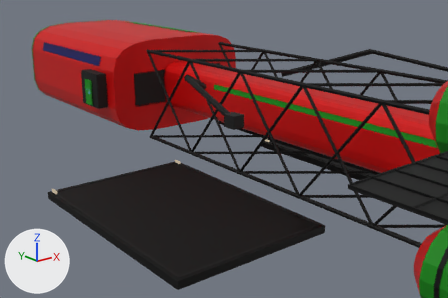
A saved change to the glTF model assets/models/pioneer/anchor.glb.
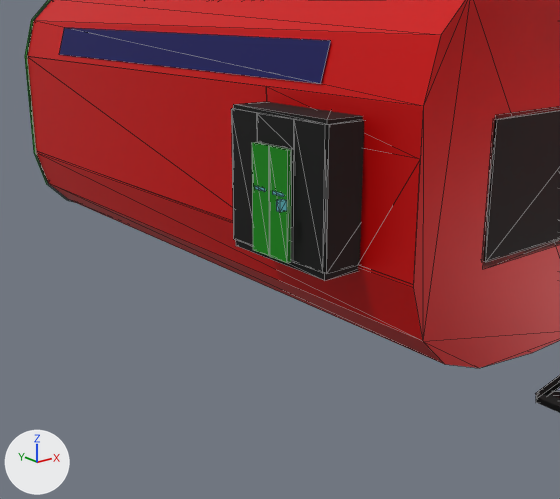
There are two pictures of each version: one from a 50 mm lens placed at (-31.29, -22.51, 12.38), pointed at (1.74, 18.77, -4.14), one close up from a 50 mm lens placed at (-16.42, 14.43, 4.64), pointed at (-6.47, 26.86, -0.33). Lighting does not change. The marker at lower left points along +X, +Y and +Z. The last two pictures show the newer version. The close-ups show mesh edges as thin lines. Where no turn or scale is listed for an object, it has been applied to the vertices. Vertices at exactly the same position are counted once.

Before the edit, the objects in view are built like this:
```python
ob_pioneer_anchor_door_eva_outer_1 = bpy.data.objects.new('pioneer_anchor:door_eva-outer_1', me_pioneer_anchor_door_eva_outer_1_008)
ob_pioneer_anchor_door_eva_outer_1.location = (0.0, 0.0, 0.0)
ob_pioneer_anchor_door_eva_outer__1 = bpy.data.objects.new('pioneer_anchor:door_eva-outer_-1', me_pioneer_anchor_door_eva_outer__1_008)
ob_pioneer_anchor_door_eva_outer__1.location = (0.0, 0.0, 0.0)
ob_pioneer_anchor_lock_fittings_eva = bpy.data.objects.new('pioneer_anchor:lock_fittings_eva', me_pioneer_anchor_lock_fittings_eva_008)
ob_pioneer_anchor_lock_fittings_eva.location = (0.0, 0.0, 0.0)
ob_pioneer_anchor_pressure_hull_0 = bpy.data.objects.new('pioneer_anchor:pressure_hull_0', me_pioneer_anchor_pressure_hull_0_007)
ob_pioneer_anchor_pressure_hull_0.location = (0.0, 0.0, 0.0)
ob_pioneer_anchor_room_eva = bpy.data.objects.new('pioneer_anchor:room_eva', me_pioneer_anchor_room_eva_007)
ob_pioneer_anchor_room_eva.location = (0.0, 0.0, 0.0)
# also in view: 'pioneer_anchor:room_lab' at (-2.7, 25.8, 1.27); 'pioneer_anchor:ceiling_eva' at (-6.0, 25.8, 2.74); 'pioneer_anchor:inspection_panels_0' at (0.0, 34.91, 1.5)
```
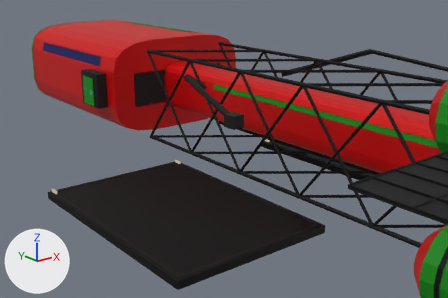
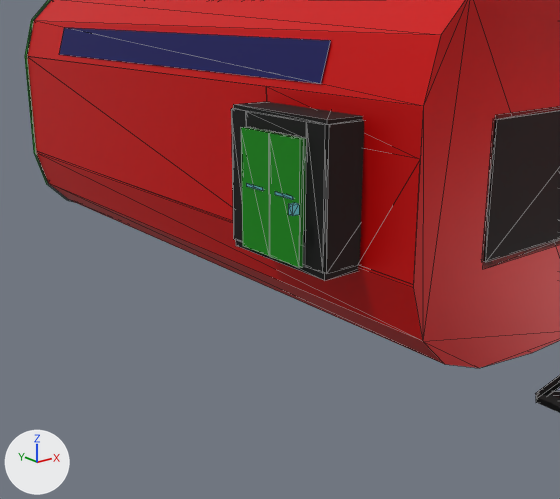
The change, as a diff of the scene's bpy script:
```diff
--- a/assets/models/pioneer/anchor.glb.py
+++ b/assets/models/pioneer/anchor.glb.py
@@ me_pioneer_anchor_door_eva_outer_1_008 @@
 # used by ob_pioneer_anchor_door_eva_outer_1; location = (0.0, 0.0, 0.0)
-me_pioneer_anchor_door_eva_outer_1_008.from_pydata(...)  # 16 vertices, 24 faces; spans x -7.6..-7.48, y 25.26..25.79, z 0.0..2.15
+me_pioneer_anchor_door_eva_outer_1_008.from_pydata(...)  # 16 vertices, 24 faces; spans x -7.6..-7.48, y 24.91..25.79, z 0.0..2.4
+# me_pioneer_anchor_door_eva_outer_1_008 part 1: the loose piece of 8 vertices spanning x -7.6..-7.48, y 25.36..25.69, z 1.27..1.33 is scaled about its middle by (1, 1.65, 1), then moved by (0.0, -0.18, 0.0)
+# me_pioneer_anchor_door_eva_outer_1_008 part 2: the loose piece of 8 vertices spanning x -7.59..-7.49, y 25.26..25.79, z 0.0..2.15 is scaled about its middle by (1, 1.65, 1.12), then moved by (0.0, -0.18, 0.12)
 me_pioneer_anchor_door_eva_outer_1_008.materials.append(mat_pioneer_screen)
@@ me_pioneer_anchor_door_eva_outer__1_008 @@
 # used by ob_pioneer_anchor_door_eva_outer__1; location = (0.0, 0.0, 0.0)
-me_pioneer_anchor_door_eva_outer__1_008.from_pydata(...)  # 16 vertices, 24 faces; spans x -7.6..-7.48, y 25.81..26.34, z 0.0..2.15
+me_pioneer_anchor_door_eva_outer__1_008.from_pydata(...)  # 16 vertices, 24 faces; spans x -7.6..-7.48, y 25.81..26.69, z 0.0..2.4
+# me_pioneer_anchor_door_eva_outer__1_008 part 3: the loose piece of 8 vertices spanning x -7.6..-7.48, y 25.91..26.24, z 1.27..1.33 is scaled about its middle by (1, 1.65, 1), then moved by (0.0, 0.18, 0.0)
+# me_pioneer_anchor_door_eva_outer__1_008 part 4: the loose piece of 8 vertices spanning x -7.59..-7.49, y 25.81..26.34, z 0.0..2.15 is scaled about its middle by (1, 1.65, 1.12), then moved by (0.0, 0.17, 0.12)
 me_pioneer_anchor_door_eva_outer__1_008.materials.append(mat_pioneer_screen)
@@ me_pioneer_anchor_lock_fittings_eva_008 @@
 # used by ob_pioneer_anchor_lock_fittings_eva; location = (0.0, 0.0, 0.0)
-me_pioneer_anchor_lock_fittings_eva_008.from_pydata(...)  # 40 vertices, 60 faces; spans x -7.93..-4.07, y 24.44..25.16, z 0.0..2.04
+me_pioneer_anchor_lock_fittings_eva_008.from_pydata(...)  # 40 vertices, 60 faces; spans x -7.93..-4.07, y 24.69..27.16, z 0.0..2.04
+# me_pioneer_anchor_lock_fittings_eva_008 part 5: the loose piece of 8 vertices spanning x -7.93..-7.78, y 25.04..25.16, z 1.1..1.3 is moved by (0.0, -0.35, 0.0)
+# me_pioneer_anchor_lock_fittings_eva_008 part 6: the loose piece of 8 vertices spanning x -6.31..-5.69, y 24.44..24.8, z 0.0..2.04 is moved by (0.0, 2.36, 0.0)
+# other edits to the shape of me_pioneer_anchor_lock_fittings_eva_008 do not show in these pictures
 me_pioneer_anchor_lock_fittings_eva_008.materials.append(mat_pioneer_screen)
@@ me_pioneer_anchor_room_eva_007 @@
 me_pioneer_anchor_room_eva_007.from_pydata(...)  # 64 vertices, 108 faces; spans x -7.45..-4.55, y 24.35..27.25, z -0.15..2.7
 # used by ob_pioneer_anchor_room_eva; location = (0.0, 0.0, 0.0)
+# me_pioneer_anchor_room_eva_007 part 7: all 2 vertices in x -7.45..-7.35, y 25.25, z 2.7 are moved by (0.0, -0.35, 0.0)
+# me_pioneer_anchor_room_eva_007 part 8: all 2 vertices in x -7.45..-7.35, y 26.35, z 0.0 are moved by (0.0, 0.35, 0.0)
+# me_pioneer_anchor_room_eva_007 part 9: all 2 vertices in x -7.45..-7.35, y 26.35, z 2.7 are moved by (0.0, 0.35, 0.0)
+# me_pioneer_anchor_room_eva_007 part 10: all 2 vertices in x -7.45..-7.35, y 26.35, z 2.15 are moved by (0.0, 0.35, 0.25)
 me_pioneer_anchor_room_eva_007.materials.append(mat_pioneer_wall)
```

Where the change shows, as pixel boxes [x1, y1, x2, y2] in the close-ups (560 x 499 px; the box of a moved part takes in the faces that stretch with it):
'pioneer_anchor:door_eva-outer_1', reshaped (57% wider, 15% taller)
    before: [269, 146, 291, 263]
    after: [269, 133, 304, 268]
'pioneer_anchor:door_eva-outer_-1', reshaped (60% wider, 13% taller)
    before: [252, 142, 271, 256]
    after: [241, 127, 272, 256]
'pioneer_anchor:lock_fittings_eva', reshaped (mostly hidden before)
    before: [276, 199, 287, 212]
    after: [287, 135, 306, 230]
part 1 of me_pioneer_anchor_door_eva_outer_1_008, moved or reshaped
    before: [272, 191, 284, 197]
    after: [275, 191, 293, 200]
part 2 of me_pioneer_anchor_door_eva_outer_1_008, moved or reshaped
    before: [269, 146, 291, 263]
    after: [269, 133, 304, 268]
part 3 of me_pioneer_anchor_door_eva_outer__1_008, moved or reshaped
    before: [255, 186, 266, 192]
    after: [246, 183, 263, 191]
part 4 of me_pioneer_anchor_door_eva_outer__1_008, moved or reshaped
    before: [252, 142, 271, 256]
    after: [241, 127, 272, 256]
part 5 of me_pioneer_anchor_lock_fittings_eva_008, moved or reshaped
    before: [276, 199, 287, 212]
    after: [288, 203, 299, 216]
part 6 of me_pioneer_anchor_lock_fittings_eva_008, moved or reshaped (not visible before)
    after: [287, 135, 306, 230]
part 7 of me_pioneer_anchor_room_eva_007, moved or reshaped
    before: [293, 119, 327, 273]
    after: [305, 121, 327, 273]
part 8 of me_pioneer_anchor_room_eva_007, moved or reshaped
    before: [231, 111, 253, 247]
    after: [231, 113, 242, 242]
part 9 of me_pioneer_anchor_room_eva_007, moved or reshaped
    before: [231, 109, 294, 220]
    after: [231, 109, 308, 194]
part 10 of me_pioneer_anchor_room_eva_007, moved or reshaped
    before: [257, 114, 293, 150]
    after: [246, 112, 304, 138]
